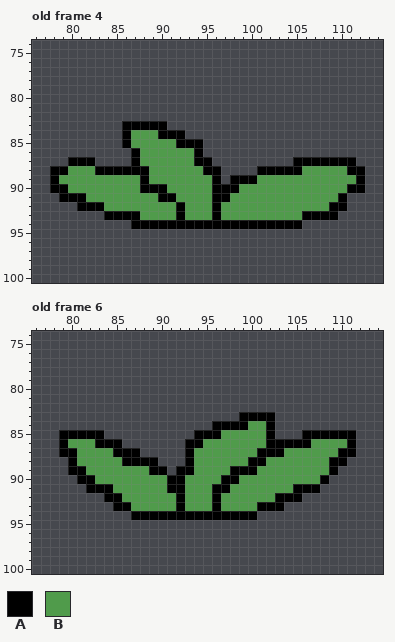
One commit to this pixel-art file: TheoSprites/Fern.aseprite. The picture above was drawn from the file before the commit.
320x180 pixels, 6 frames. Shown: old frame 4: x 76..114, y 74..100; old frame 6: x 76..114, y 74..100. The commit also changed other frames, which this record leaves out.
Visible layers, top first: "Right", "Middle", "Left".
Palette (. is transparent): A #000000  B #509b4b
Pixels before, old frame 4, first column x 78:
83 ........AAAAA......................
84 ........ABBBAAA....................
85 ........ABBBBBAAA..................
86 .........ABBBBBBA..................
87 ..AAA....ABBBBBBAA.........AAAAAAA.
88 AABBBAAAAAABBBBBBAA....AAAAABBBBBAA
89 ABBBBBBBBBABBBBBBBA.AAABBBBBBBBBBBA
90 AABBBBBBBBAAABBBBBAAABBBBBBBBBBBBAA
91 .AAABBBBBBBBAABBBBAABBBBBBBBBBBBA..
92 ...AAABBBBBBBBABBBABBBBBBBBBBBBAA..
93 ......AAAABBBBABBBABBBBBBBBBAAAA...
94 .........AAAAAAAAAAAAAAAAAAA.......
Pixels before, old frame 6, first column x 79:
83 ....................AAAA.........
84 .................AAAABBA.........
85 AAAAA..........AAABBBBBA...AAAAAA
86 ABBBAAA.......AABBBBBBBAAAAABBBBA
87 AABBBBAAA.....ABBBBBBBAAABBBBBBAA
88 .ABBBBBAAAA...ABBBBBBAABBBBBBBAA.
89 .AABBBBBBBAA.AABBBBAAABBBBBBBBA..
90 ..AABBBBBBBBAABBBBAABBBBBBBBBA...
91 ...AAABBBBBBAABBBAABBBBBBBAAA....
92 .....AABBBBBBABBBABBBBBBAAA......
93 ......AABBBBBABBBABBBBAAA........
94 ........AAAAAAAAAAAAAA...........
The result:
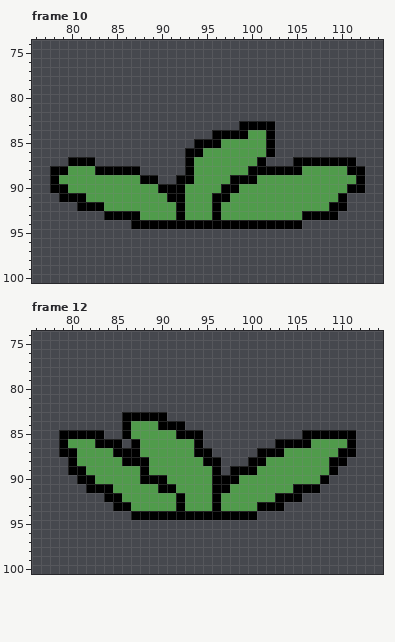
A new or re-ordered frame is compared with the old frame closest to it.
Difference:
frames 6 -> 12
Frame 10 is new; against old frame 4, layer "Middle":
y 83: x 86..90 AAAAA -> .....; x 99..102 .... -> AAAA
y 84: x 86..92 ABBBAAA -> .......; x 96..102 ....... -> AAAABBA
y 85: x 86..93 ABBBBBAA -> ........; x 95..102 ........ -> AABBBBBA
y 86: x 87..93 ABBBBBB -> ......A; x 95..102 ........ -> BBBBBBBA
y 87: x 87..101 ABBBBBBAA...... -> ......ABBBBBBBA
y 88: x 88..93 ABBBBB -> .....A; x 95..100 AA.... -> BBBBBA
y 89: x 89..93 BBBBB -> A..AA; x 96..97 A. -> BB
y 90: x 88..89 AA -> BB; x 91..92 BB -> AA; x 96 A -> B
y 91: x 90 A -> B; x 92 B -> A
Frame 12 is new; against old frame 6, layer "Middle":
y 83: x 86..90 ..... -> AAAAA; x 99..102 AAAA -> ....
y 84: x 86..92 ....... -> ABBBAAA; x 96..102 AAAABBA -> .......
y 85: x 86..93 ........ -> ABBBBBAA; x 95..102 AABBBBBA -> ........
y 86: x 87..93 ......A -> ABBBBBB; x 95..102 BBBBBBBA -> ........
y 87: x 88..100 .....ABBBBBBB -> BBBBBBAA.....
y 88: x 89..93 A...A -> BBBBB; x 95..99 BBBBB -> AA...
y 89: x 88..93 BAA.AA -> ABBBBB; x 96..97 BB -> A.
y 90: x 88..92 BBBAA -> AAABB; x 96 B -> A
y 91: x 90 B -> A; x 92 A -> B
